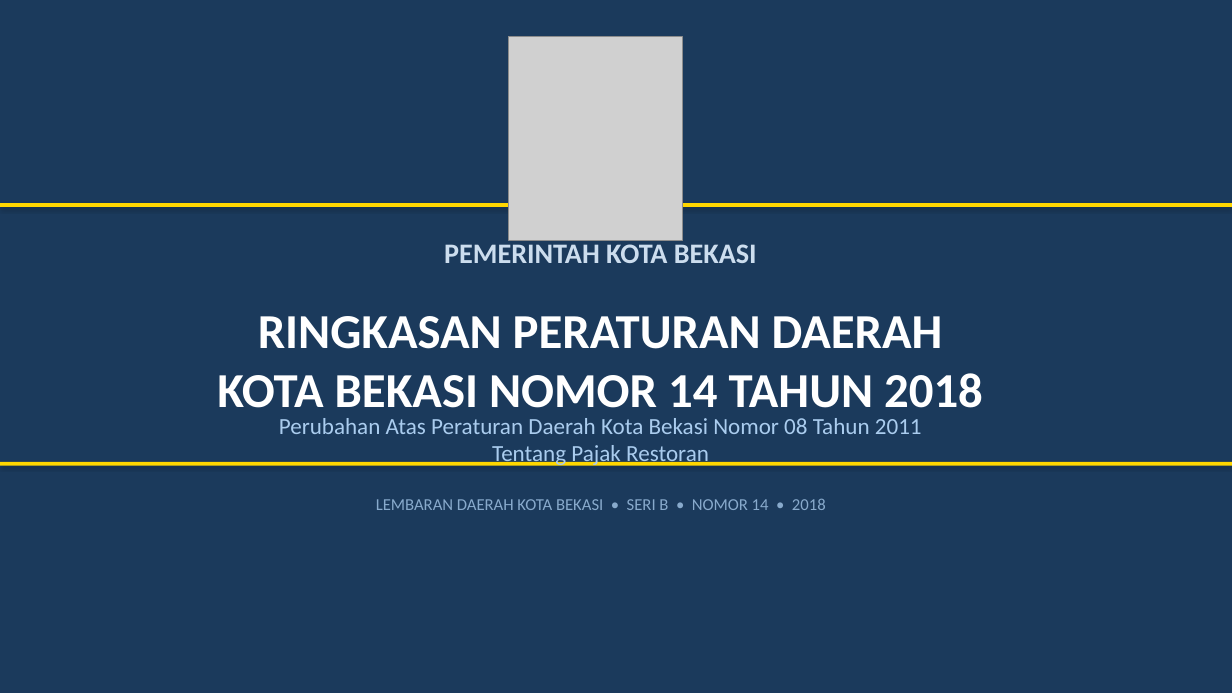
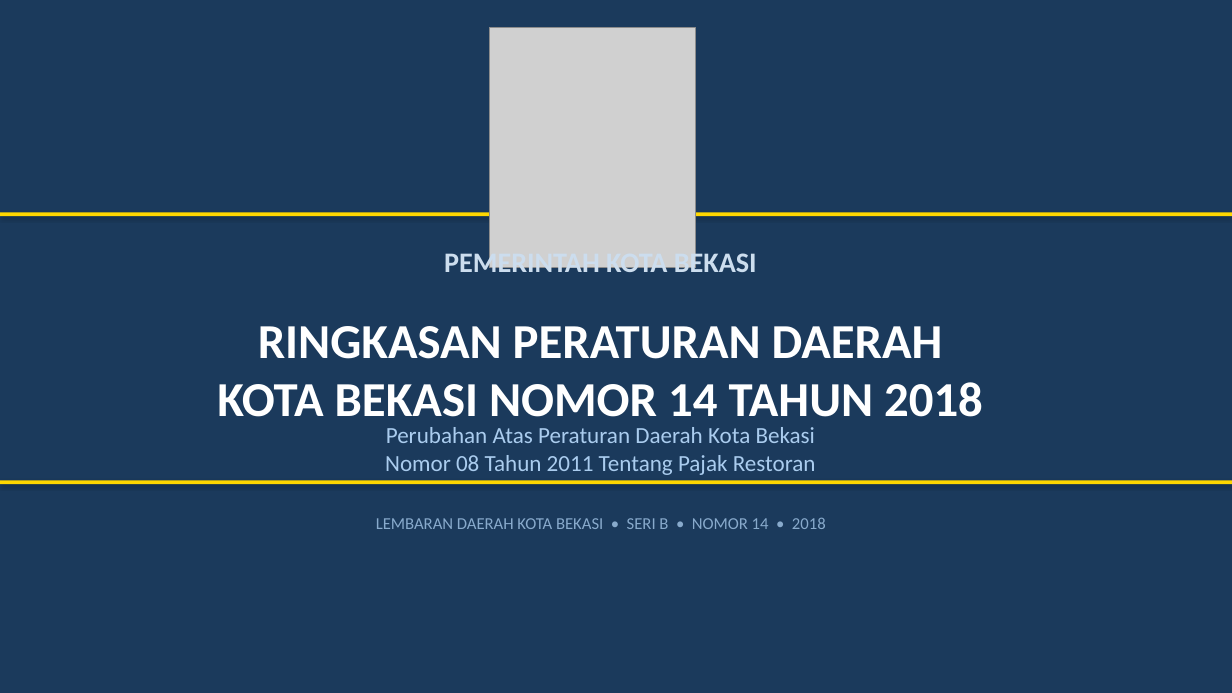
Before and after one commit to rahadiana/coba_ppt, a slide deck: slide 1 of Ringkasan_Perda_Bekasi_No_14_2018.pptx. Drawn at 1232x693 pixels with LibreOffice and Linux fonts; fonts in the diff are those of the drawing; grey boxes stand for pictures. Boxes give left, top, right and bottom in pixels: in the first picture for what was removed or moved away, otherwise in the second. Text is boxed around its words. In the diff, an @@ line names an element or a change of style, - is before the commit and + after.

```diff
--- a/Ringkasan_Perda_Bekasi_No_14_2018.pptx
+++ b/Ringkasan_Perda_Bekasi_No_14_2018.pptx
@@ picture: place and size @@
-picture at box(508, 37, 683, 240)
+picture at box(490, 28, 696, 268)
@@ 2 texts, 1 rectangle: place and size @@
-2 texts, 1 rectangle at box(0, 203, 1232, 466)
+2 texts, 1 rectangle at box(0, 213, 1232, 475)
@@ text "PEMERINTAH KOTA BEKASI" rewrapped from box(444, 240, 757, 263) to box(444, 249, 757, 279) @@
@@ rectangle: place and size @@
-rectangle at box(0, 462, 1232, 466)
+rectangle at box(0, 481, 1232, 484)
@@ text "LEMBARAN DAERAH KOTA BEKASI • ...": place and size @@
-text "LEMBARAN DAERAH KOTA BEKASI • ..." at box(376, 499, 826, 510)
+text "LEMBARAN DAERAH KOTA BEKASI • ..." at box(376, 518, 826, 529)
```
Also in this commit, not shown: 4 other slides changed.
